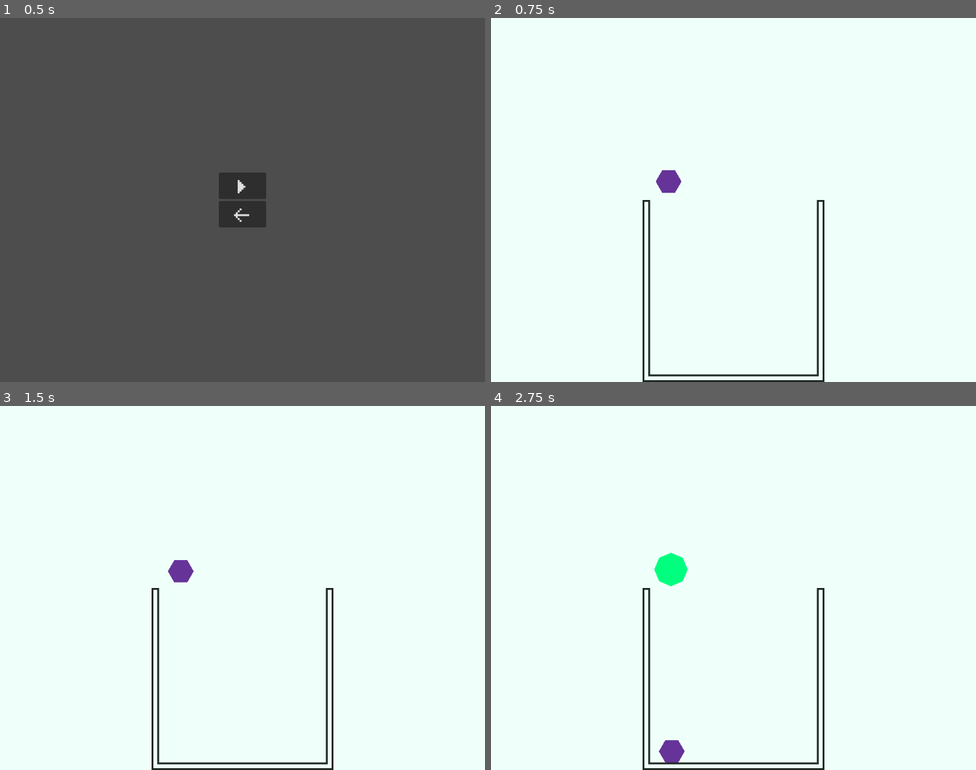
Above: before the commit, frames 1-4 (two rows, left to right).
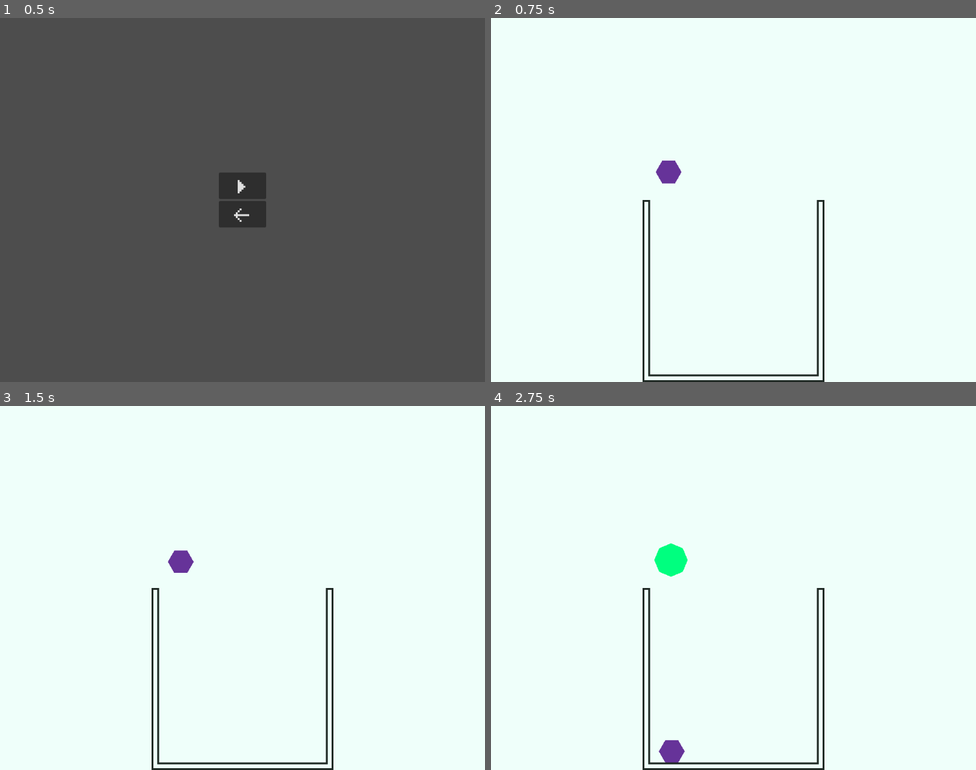
Above: after the commit, the same moments.

Repository: Silvester56/suikagon
Game: Godot game, scene res://scenes/main_menu.tscn
Same seed, same stepped clock (60 frames per second), same inputs: the game is played once before the commit and once after it.
Inputs:
- Up to frame 1 (0.5 s): no input
- Up to frame 2 (0.75 s): click "M" at 0.5 s
- Up to frame 3 (1.5 s): tap Enter at 1.25 s; hold D (right) from 1.28 s (still down); tap Space (drop) at 1.35 s
- Up to frame 4 (2.75 s): release D (right) at 2.03 s; hold A (left) from 2.03 s (still down); tap Space (drop) at 2.1 s

Frame 1 is identical in both runs. In frame 2, 0.3% of the frame differs, in the area x 34-40%, y 39-49%; in frame 3, 0.3%; in frame 4, 0.4%, in the area x 33-41%, y 37-97%.

Commit message:
Add game over

Diff:
--- a/scenes/game.tscn
+++ b/scenes/game.tscn
@@ -1,9 +1,11 @@
-[gd_scene load_steps=8 format=4 uid="uid://guo48c2kk88c"]
+[gd_scene load_steps=13 format=4 uid="uid://guo48c2kk88c"]
 
+[ext_resource type="Script" path="res://scripts/game.gd" id="1_jlesc"]
 [ext_resource type="Texture2D" uid="uid://hg1jngpaj0vc" path="res://assets/suikagon_bin.png" id="1_xwsia"]
 [ext_resource type="Script" path="res://scripts/player.gd" id="2_37wt5"]
 [ext_resource type="Texture2D" uid="uid://bj1lhw6ojwlse" path="res://assets/suikagon_player.png" id="3_03u2x"]
 [ext_resource type="PackedScene" uid="uid://cl8jliqdp472p" path="res://scenes/polygon.tscn" id="3_n5yn5"]
+[ext_resource type="Theme" uid="uid://ca5vytba72ia1" path="res://themes/icon_bit_one.tres" id="6_rwg43"]
 
 [sub_resource type="TileSetAtlasSource" id="TileSetAtlasSource_polh0"]
 texture = ExtResource("1_xwsia")
@@ -40,14 +42,27 @@
 
 [sub_resource type="RectangleShape2D" id="RectangleShape2D_bxt7l"]
 
+[sub_resource type="SegmentShape2D" id="SegmentShape2D_3sx51"]
+b = Vector2(350, 0)
+
+[sub_resource type="Gradient" id="Gradient_sscdt"]
+offsets = PackedFloat32Array(0, 0.494048, 1)
+colors = PackedColorArray(1, 0, 0, 1, 1, 1, 1, 1, 1, 0, 0, 1)
+
+[sub_resource type="GradientTexture2D" id="GradientTexture2D_3fn0b"]
+gradient = SubResource("Gradient_sscdt")
+width = 350
+height = 3
+
 [node name="Game" type="Node2D"]
+script = ExtResource("1_jlesc")
 
 [node name="TileMapLayer" type="TileMapLayer" parent="."]
 tile_map_data = PackedByteArray("AAAAAAAAAAABAAAAAAAAAAEAAAABAAAAAAAAAAIAAAABAAAAAAAAAAMAAAABAAAAAAAAAAQAAAABAAAAAAAAAA …(49072 unchanged characters)…
 tile_set = SubResource("TileSet_saojy")
 
 [node name="Player" type="CharacterBody2D" parent="."]
-position = Vector2(375, 345)
+position = Vector2(375, 325)
 collision_layer = 2
 collision_mask = 2
 script = ExtResource("2_37wt5")
@@ -58,3 +73,62 @@
 
 [node name="Sprite2D" type="Sprite2D" parent="Player"]
 texture = ExtResource("3_03u2x")
+
+[node name="Area2D" type="Area2D" parent="."]
+position = Vector2(337, 384)
+
+[node name="CollisionShape2D" type="CollisionShape2D" parent="Area2D"]
+shape = SubResource("SegmentShape2D_3sx51")
+
+[node name="Sprite2D" type="Sprite2D" parent="Area2D"]
+modulate = Color(1, 1, 1, 0)
+position = Vector2(175, -0.249997)
+texture = SubResource("GradientTexture2D_3fn0b")
+
+[node name="GameOverTimer" type="Timer" parent="."]
+wait_time = 3.0
+one_shot = true
+
+[node name="GameOverScreen" type="Control" parent="."]
+process_mode = 2
+visible = false
+layout_mode = 3
+anchors_preset = 0
+offset_right = 1024.0
+offset_bottom = 768.0
+
+[node name="ColorRect" type="ColorRect" parent="GameOverScreen"]
+layout_mode = 0
+offset_right = 1024.0
+offset_bottom = 768.0
+color = Color(0, 0, 0, 0.627451)
+
+[node name="VBoxContainer" type="VBoxContainer" parent="GameOverScreen"]
+layout_mode = 1
+anchors_preset = 8
+anchor_left = 0.5
+anchor_top = 0.5
+anchor_right = 0.5
+anchor_bottom = 0.5
+offset_left = -50.0
+offset_top = -34.0
+offset_right = 50.0
+offset_bottom = 34.0
+grow_horizontal = 2
+grow_vertical = 2
+
+[node name="Retry" type="Button" parent="GameOverScreen/VBoxContainer"]
+layout_mode = 2
+theme = ExtResource("6_rwg43")
+text = "8"
+
+[node name="Quit" type="Button" parent="GameOverScreen/VBoxContainer"]
+layout_mode = 2
+theme = ExtResource("6_rwg43")
+text = "D"
+
+[connection signal="body_entered" from="Area2D" to="." method="_on_area_2d_body_entered"]
+[connection signal="body_exited" from="Area2D" to="." method="_on_area_2d_body_exited"]
+[connection signal="timeout" from="GameOverTimer" to="." method="_on_game_over_timer_timeout"]
+[connection signal="pressed" from="GameOverScreen/VBoxContainer/Retry" to="." method="_on_retry_pressed"]
+[connection signal="pressed" from="GameOverScreen/VBoxContainer/Quit" to="." method="_on_quit_pressed"]
--- /dev/null
+++ b/scripts/game.gd
@@ -0,0 +1,25 @@
+extends Node2D
+
+func _process(delta: float) -> void:
+	if $GameOverTimer.time_left > 0:
+		$Area2D/Sprite2D.modulate = Color(1, 1, 1, 1 - $GameOverTimer.time_left / $GameOverTimer.wait_time)
+	else:
+		$Area2D/Sprite2D.modulate = Color(1, 1, 1, 0)
+
+func _on_area_2d_body_entered(body: Node2D) -> void:
+	$GameOverTimer.start()
+
+func _on_area_2d_body_exited(body: Node2D) -> void:
+	$GameOverTimer.stop()
+
+func _on_game_over_timer_timeout() -> void:
+	$GameOverScreen.show()
+	get_tree().paused = true
+
+func _on_retry_pressed() -> void:
+	get_tree().paused = false
+	get_tree().change_scene_to_file("res://scenes/game.tscn")
+
+func _on_quit_pressed() -> void:
+	get_tree().paused = false
+	get_tree().change_scene_to_file("res://scenes/main_menu.tscn")
